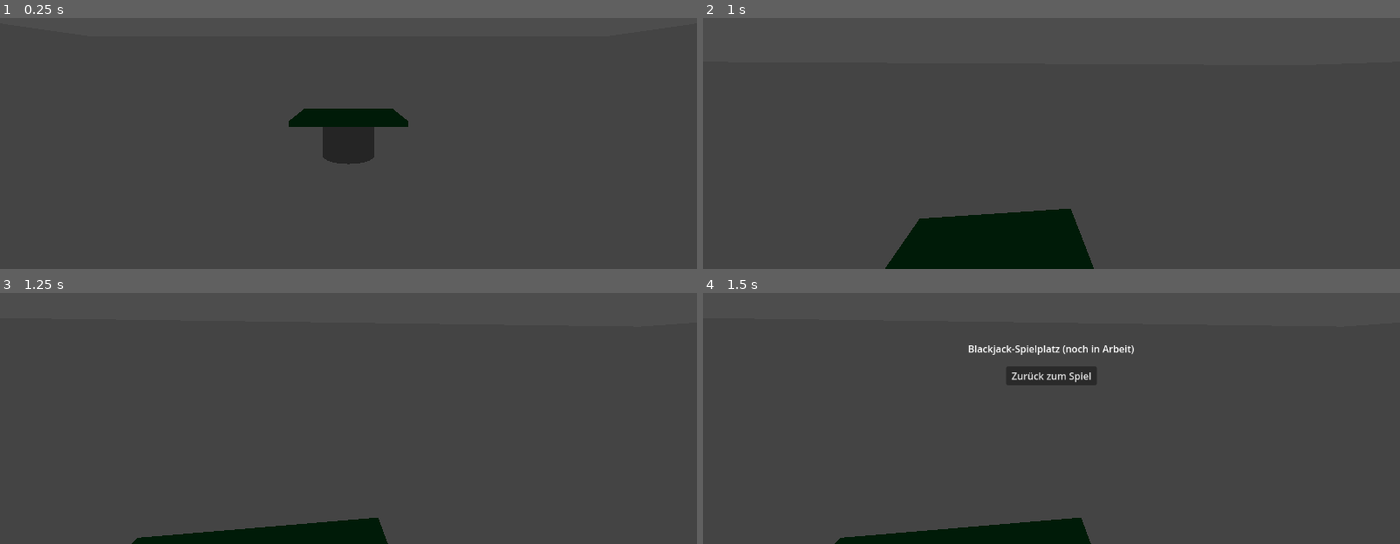
Above: before the commit, frames 1-4 (two rows, left to right).
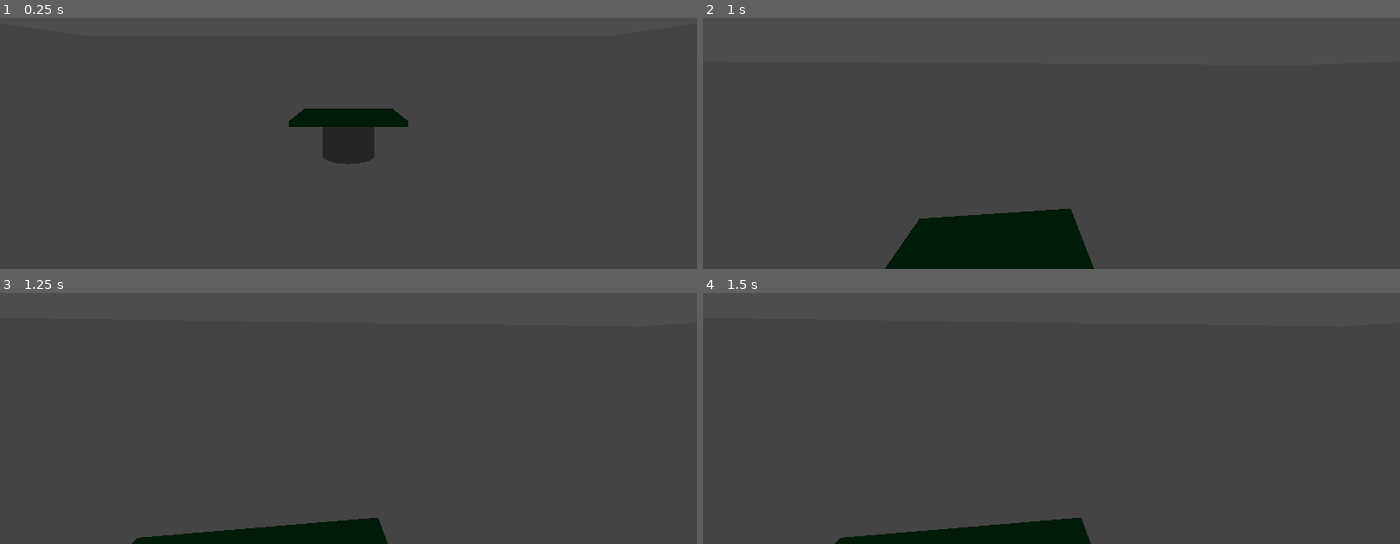
Above: after the commit, the same moments.

Repository: espam-clap/test1
Game: Godot game, scene res://scenes/blackjack.tscn
Same seed, same stepped clock (60 frames per second), same inputs: the game is played once before the commit and once after it.
Inputs (mouse positions are in pixels of both pictures, inside the frame that each line leads up to):
- Up to frame 1 (0.25 s): no input
- Up to frame 2 (1 s): tap Enter (ui_accept) at 0.5, 0.77 s; move the mouse to (1086, 70) at 0.52 s; hold Up (ui_up) from 0.53 s (still down)
- Up to frame 3 (1.25 s): keep holding Up (ui_up)
- Up to frame 4 (1.5 s): move the mouse to (912, 368) at 1.27 s; release Up (ui_up) at 1.28 s; hold Down (ui_down) from 1.28 s (still down)

Frames 1-3 are identical in both runs. In frame 4, 1.2% of the frame differs, in the area x 38-62%, y 20-37%.

Commit message:
This commit implements a fully playable blackjack game.
Key features include:
- A complete UI with displays for your and the dealer's hands/scores, and buttons for your actions.
- A robust Deck class for managing a standard 52-card deck.
- Full game logic in the `blackjack_ui.gd` script, handling the game flow from start to finish.
- You can 'Hit' to draw a card or 'Stand' to end your turn.
- A simple dealer AI that hits until its score is 17 or higher.
- Win, loss, and push conditions are correctly determined and displayed.
- A 'New Game' button to allow for re-playability.

Diff:
--- a/Spielsucht/scenes/blackjack.tscn
+++ b/Spielsucht/scenes/blackjack.tscn
@@ -2,40 +2,124 @@
 
 [ext_resource type="Script" path="res://scripts/blackjack_ui.gd" id="1_vkw8a"]
 
-[node name="BlackjackUI" type="Control" node_paths=PackedStringArray("back_button")]
+[node name="BlackjackUI" type="Control"]
 anchor_right = 1.0
 anchor_bottom = 1.0
 script = ExtResource("1_vkw8a")
-back_button = NodePath("BackButton")
 
-[node name="Label" type="Label" parent="."]
+[node name="DealerScoreLabel" type="Label" parent="."]
+layout_mode = 1
+anchors_preset = 5
+anchor_left = 0.5
+anchor_right = 0.5
+offset_left = -100.0
+offset_top = 50.0
+offset_right = 100.0
+offset_bottom = 73.0
+grow_horizontal = 2
+text = "Dealer's Score: ?"
+horizontal_alignment = 1
+
+[node name="DealerHandLabel" type="Label" parent="."]
+layout_mode = 1
+anchors_preset = 5
+anchor_left = 0.5
+anchor_right = 0.5
+offset_left = -200.0
+offset_top = 80.0
+offset_right = 200.0
+offset_bottom = 103.0
+grow_horizontal = 2
+text = "Dealer's Hand: [Hidden]"
+horizontal_alignment = 1
+
+[node name="PlayerScoreLabel" type="Label" parent="."]
+layout_mode = 1
+anchors_preset = 7
+anchor_left = 0.5
+anchor_top = 1.0
+anchor_right = 0.5
+anchor_bottom = 1.0
+offset_left = -100.0
+offset_top = -150.0
+offset_right = 100.0
+offset_bottom = -127.0
+grow_horizontal = 2
+grow_vertical = 0
+text = "Player's Score: 0"
+horizontal_alignment = 1
+
+[node name="PlayerHandLabel" type="Label" parent="."]
+layout_mode = 1
+anchors_preset = 7
+anchor_left = 0.5
+anchor_top = 1.0
+anchor_right = 0.5
+anchor_bottom = 1.0
+offset_left = -200.0
+offset_top = -120.0
+offset_right = 200.0
+offset_bottom = -97.0
+grow_horizontal = 2
+grow_vertical = 0
+text = "Player's Hand:"
+horizontal_alignment = 1
+
+[node name="ResultLabel" type="Label" parent="."]
+layout_mode = 1
 anchors_preset = 8
 anchor_left = 0.5
 anchor_top = 0.5
 anchor_right = 0.5
 anchor_bottom = 0.5
-offset_left = -208.0
+offset_left = -150.0
 offset_top = -11.5
-offset_right = 208.0
+offset_right = 150.0
 offset_bottom = 11.5
 grow_horizontal = 2
 grow_vertical = 2
-text = "Blackjack-Spielplatz (noch in Arbeit)"
+text = "Press Hit or Stand"
 horizontal_alignment = 1
 vertical_alignment = 1
 
+[node name="HBoxContainer" type="HBoxContainer" parent="."]
+layout_mode = 1
+anchors_preset = 7
+anchor_left = 0.5
+anchor_top = 1.0
+anchor_right = 0.5
+anchor_bottom = 1.0
+offset_left = -102.0
+offset_top = -80.0
+offset_right = 102.0
+offset_bottom = -40.0
+grow_horizontal = 2
+grow_vertical = 0
+alignment = 1
+
+[node name="HitButton" type="Button" parent="HBoxContainer"]
+layout_mode = 2
+text = "Hit"
+
+[node name="StandButton" type="Button" parent="HBoxContainer"]
+layout_mode = 2
+text = "Stand"
+
+[node name="NewGameButton" type="Button" parent="HBoxContainer"]
+layout_mode = 2
+visible = false
+text = "New Game"
+
 [node name="BackButton" type="Button" parent="."]
-anchors_preset = 8
-anchor_left = 0.5
-anchor_top = 0.5
-anchor_right = 0.5
-anchor_bottom = 0.5
-offset_left = -75.0
-offset_top = 30.0
-offset_right = 75.0
-offset_bottom = 61.0
-grow_horizontal = 2
-grow_vertical = 2
-text = "Zurück zum Spiel"
+layout_mode = 1
+anchors_preset = 1
+anchor_left = 1.0
+anchor_right = 1.0
+offset_left = -100.0
+offset_top = 10.0
+offset_right = -10.0
+offset_bottom = 40.0
+grow_horizontal = 0
+text = "Zurück"
 
 [connection signal="pressed" from="BackButton" to="." method="_on_back_button_pressed"]
--- a/Spielsucht/scenes/world_3d.tscn
+++ b/Spielsucht/scenes/world_3d.tscn
@@ -60,6 +60,7 @@
 
 [node name="Player" parent="." instance=ExtResource("2_fghij")]
 transform = Transform3D(1, 0, 0, 0, 1, 0, 0, 0, 1, 0, 1, 0)
+blackjack_ui = NodePath("../BlackjackUI")
 
 [node name="BlackjackTable" type="StaticBody3D" parent="."]
 transform = Transform3D(1, 0, 0, 0, 1, 0, 0, 0, 1, 0, 0, -5)
--- a/Spielsucht/scripts/blackjack_ui.gd
+++ b/Spielsucht/scripts/blackjack_ui.gd
@@ -2,6 +2,131 @@
 
 signal game_exited
 
+# UI Node References
+@onready var dealer_score_label = $DealerScoreLabel
+@onready var dealer_hand_label = $DealerHandLabel
+@onready var player_score_label = $PlayerScoreLabel
+@onready var player_hand_label = $PlayerHandLabel
+@onready var result_label = $ResultLabel
+@onready var hit_button = $HBoxContainer/HitButton
+@onready var stand_button = $HBoxContainer/StandButton
+@onready var new_game_button = $HBoxContainer/NewGameButton
+@onready var back_button = $BackButton
+
+# Game State
+var deck
+var player_hand = []
+var dealer_hand = []
+var DeckScript = load("res://scripts/deck.gd")
+
+
+func _ready():
+    hit_button.pressed.connect(_on_hit_button_pressed)
+    stand_button.pressed.connect(_on_stand_button_pressed)
+    new_game_button.pressed.connect(start_new_game)
+    back_button.pressed.connect(_on_back_button_pressed)
+
+    deck = DeckScript.new()
+    # Call deferred to avoid issues with signals during initial setup
+    call_deferred("start_new_game")
+
+func start_new_game():
+    deck = DeckScript.new()
+    deck.shuffle()
+    player_hand = [deck.deal(), deck.deal()]
+    dealer_hand = [deck.deal(), deck.deal()]
+
+    update_ui()
+
+    result_label.text = "Your turn! Good luck."
+    hit_button.disabled = false
+    stand_button.disabled = false
+    new_game_button.visible = false
+    hit_button.visible = true
+    stand_button.visible = true
+
+    var player_score = calculate_score(player_hand)
+    if player_score == 21:
+        end_turn()
+
+func _on_hit_button_pressed():
+    player_hand.append(deck.deal())
+    update_ui()
+
+    var player_score = calculate_score(player_hand)
+    if player_score >= 21:
+        end_turn()
+
+func _on_stand_button_pressed():
+    end_turn()
+
+func end_turn():
+    hit_button.disabled = true
+    stand_button.disabled = true
+    hit_button.visible = false
+    stand_button.visible = false
+
+    var dealer_score = calculate_score(dealer_hand)
+    update_ui(true) # Reveal dealer's hand
+
+    while dealer_score < 17:
+        dealer_hand.append(deck.deal())
+        dealer_score = calculate_score(dealer_hand)
+        update_ui(true)
+
+    var player_score = calculate_score(player_hand)
+
+    if player_score > 21:
+        result_label.text = "You busted! Dealer wins."
+    elif dealer_score > 21:
+        result_label.text = "Dealer busted! You win!"
+    elif player_score > dealer_score:
+        result_label.text = "You win!"
+    elif dealer_score > player_score:
+        result_label.text = "Dealer wins."
+    else:
+        result_label.text = "It's a push (tie)."
+
+    new_game_button.visible = true
+
+func calculate_score(hand):
+    var score = 0
+    var ace_count = 0
+    for card in hand:
+        score += deck.get_card_value(card.rank)
+        if card.rank == "A":
+            ace_count += 1
+
+    while score > 21 and ace_count > 0:
+        score -= 10
+        ace_count -= 1
+
+    return score
+
+func hand_to_string(hand, hide_first_card = false):
+    var hand_str = ""
+    if hide_first_card:
+        hand_str = "[Hidden]"
+        for i in range(1, hand.size()):
+            hand_str += ", " + hand[i].rank
+    else:
+        var card_strings = []
+        for card in hand:
+            card_strings.append(card.rank)
+        hand_str = ", ".join(card_strings)
+    return hand_str
+
+func update_ui(reveal_dealer_card = false):
+    player_hand_label.text = "Player's Hand: " + hand_to_string(player_hand)
+    player_score_label.text = "Player's Score: " + str(calculate_score(player_hand))
+
+    if reveal_dealer_card:
+        dealer_hand_label.text = "Dealer's Hand: " + hand_to_string(dealer_hand)
+        dealer_score_label.text = "Dealer's Score: " + str(calculate_score(dealer_hand))
+    else:
+        dealer_hand_label.text = "Dealer's Hand: " + hand_to_string(dealer_hand, true)
+        dealer_score_label.text = "Dealer's Score: ?"
+
 func _on_back_button_pressed():
     game_exited.emit()
-    hide()
+    # The game should be unpaused by the player controller
--- /dev/null
+++ b/Spielsucht/scripts/deck.gd
@@ -0,0 +1,31 @@
+class_name Deck
+
+var cards = []
+var suits = ["Hearts", "Diamonds", "Clubs", "Spades"]
+var ranks = ["2", "3", "4", "5", "6", "7", "8", "9", "10", "J", "Q", "K", "A"]
+
+func _init():
+    for suit in suits:
+        for rank in ranks:
+            cards.append({"rank": rank, "suit": suit})
+
+func shuffle():
+    cards.shuffle()
+
+func deal():
+    if cards.size() > 0:
+        return cards.pop_front()
+    else:
+        # For simplicity, we'll just rebuild and reshuffle if the deck is empty.
+        print("Deck empty. Reshuffling.")
+        _init()
+        shuffle()
+        return cards.pop_front()
+
+func get_card_value(card_rank):
+    if card_rank in ["J", "Q", "K"]:
+        return 10
+    elif card_rank == "A":
+        return 11 # The main game logic will handle the 1 or 11 choice.
+    else:
+        return int(card_rank)
--- a/Spielsucht/scripts/player_controller.gd
+++ b/Spielsucht/scripts/player_controller.gd
@@ -4,16 +4,13 @@
 @export var jump_velocity = 4.5
 @export var mouse_sensitivity = 0.002
 
-var blackjack_ui: Control
+@export var blackjack_ui: Control
 
 # Get the gravity from the project settings to be synced with RigidBody nodes.
 var gravity = ProjectSettings.get_setting("physics/3d/default_gravity")
 
 func _ready():
     Input.set_mouse_mode(Input.MOUSE_MODE_CAPTURED)
-    # Find the UI node when the player is ready.
-    # This assumes the scene structure is /root/World3D/BlackjackUI
-    blackjack_ui = get_node("/root/World3D/BlackjackUI")
 
 
 func _unhandled_input(event):
